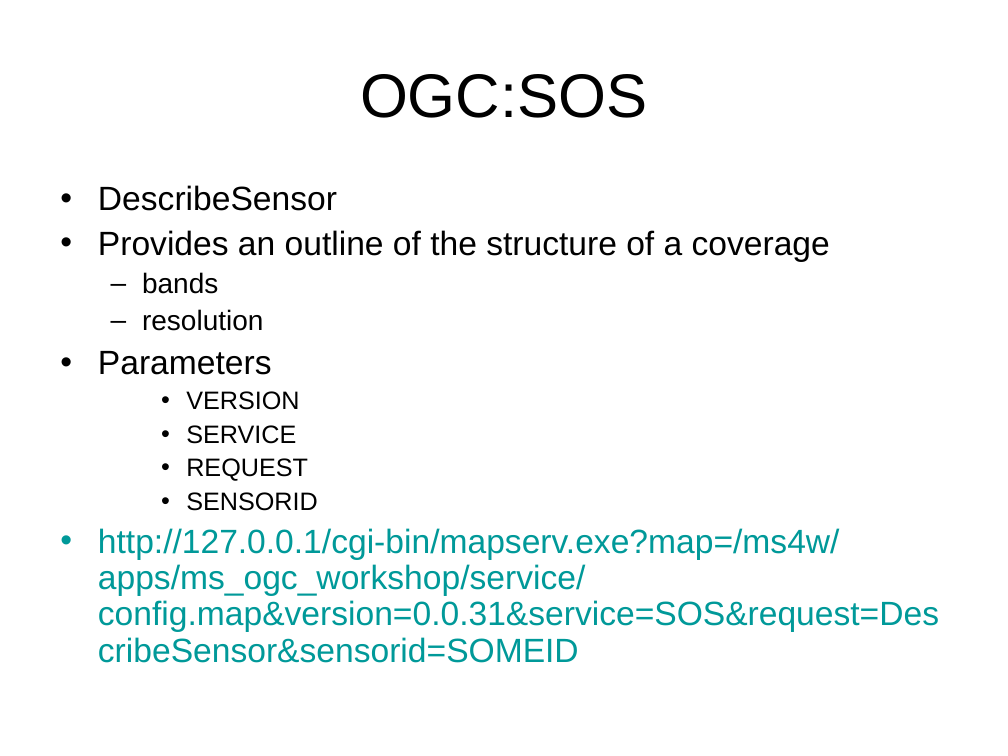
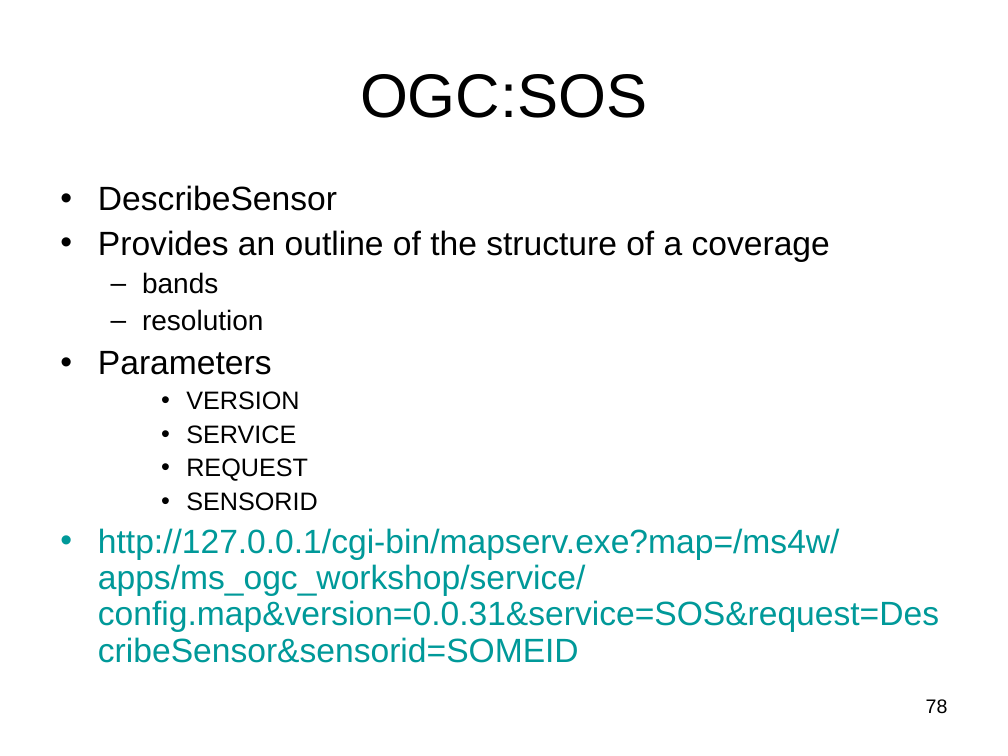
Before and after one commit to MapServer/ms-ogc-workshop, a slide deck: slide 78 of doc/ms_ogc_workshop.ppt. Drawn at 1008x756 pixels with LibreOffice and Linux fonts; fonts in the diff are those of the drawing. Boxes give left, top, right and bottom in pixels: in the first picture for what was removed or moved away, otherwise in the second. Text is boxed around its words. In the diff, an @@ line names an element or a change of style, - is before the commit and + after.

```diff
--- a/doc/ms_ogc_workshop.ppt
+++ b/doc/ms_ogc_workshop.ppt
@@ page number added at <box>926,699,948,714</box>, 14 pt, text #000000 @@
+78
```
Also in this commit, not shown: 91 other slides changed.
